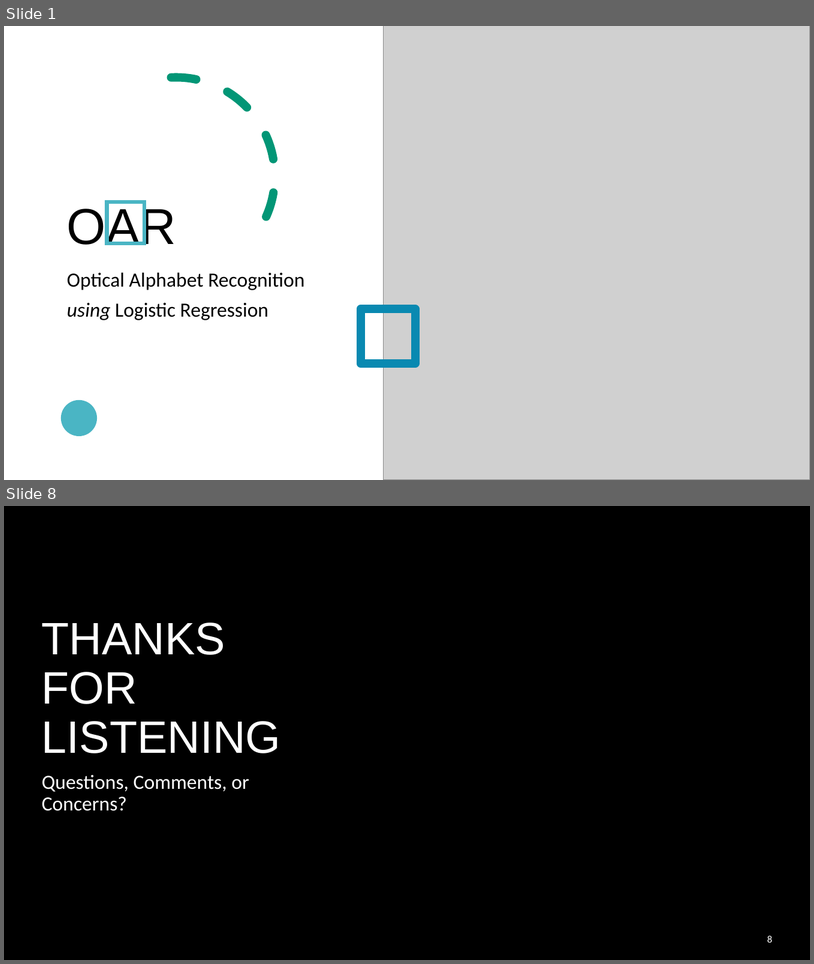
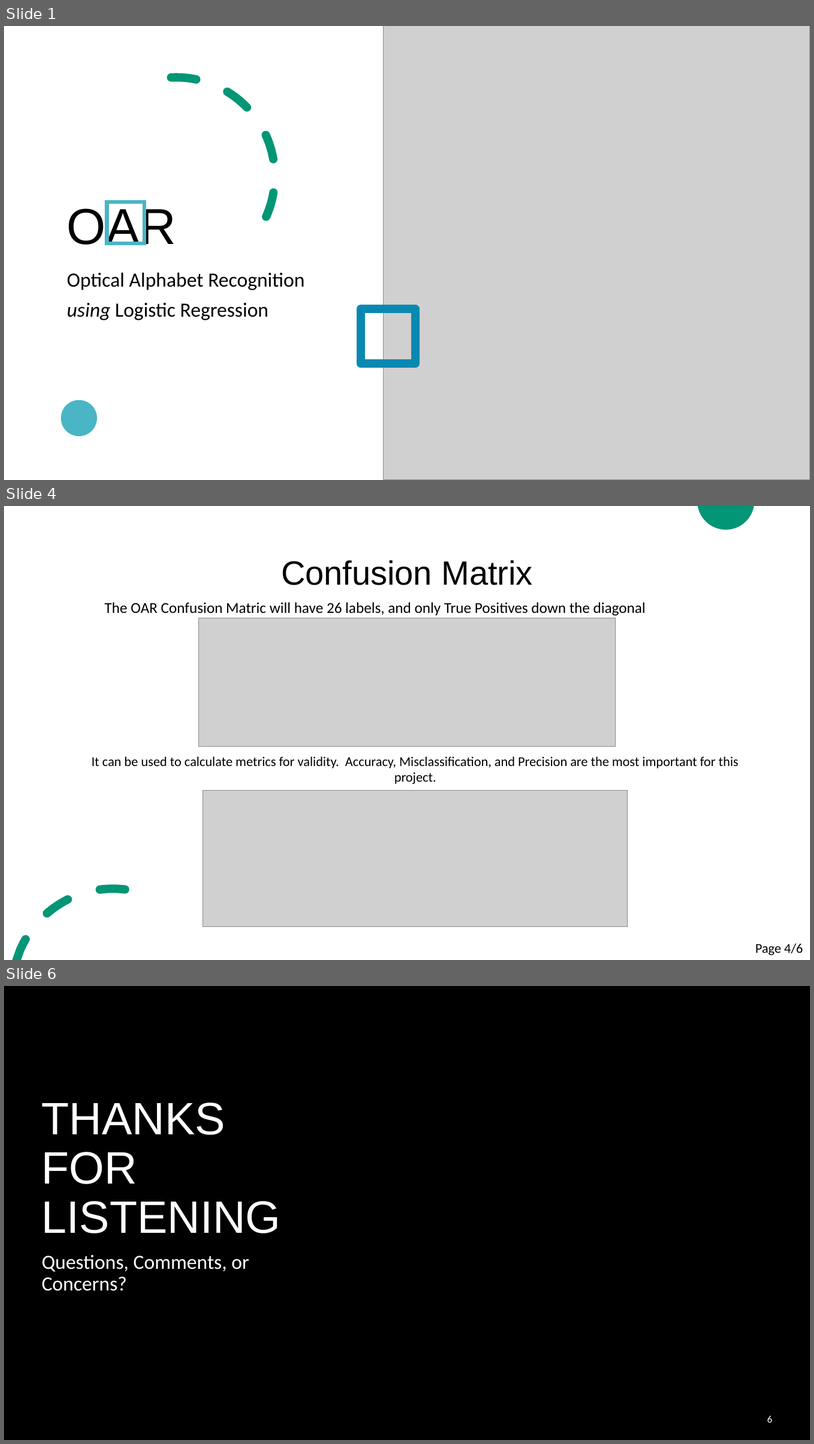
Before and after one commit to cer-hunter/OAR-CAS741, a slide deck: docs/Presentations/VNVPlanPresentation/VNVPlanPresentation.pptx. Shown one above the other, each under a label of ours: slides 1 and 8 before the commit, slides 1, 4 and 6 after it; the slides between them are not shown. The pictures are 814x964 and 814x1444 pixels, drawn with LibreOffice and Linux fonts; fonts in the diff are those of the drawing; grey boxes stand for pictures; background and template pictures are left out. Boxes give left, top, right and bottom in pixels: in the first picture for what was removed or moved away, otherwise in the second. Text is boxed around its words. In the diff, an @@ line names an element or a change of style, - is before the commit and + after.

```diff
--- a/docs/Presentations/VNVPlanPresentation/VNVPlanPresentation.pptx
+++ b/docs/Presentations/VNVPlanPresentation/VNVPlanPresentation.pptx
@@ slide 4 added at (x1=4, y1=506, x2=810, y2=960), background #FFFFFF @@
@@ freeform shape added at (x1=698, y1=506, x2=755, y2=529), fill #029676 @@
@@ title added at (x1=281, y1=560, x2=533, y2=585), 40 pt, text #000000 @@
+Confusion Matrix
@@ text added at (x1=105, y1=602, x2=646, y2=616), 18 pt, text #000000 @@
+The OAR Confusion Matric will have 26 labels, and only True Positives down the diagonal
@@ picture added at (x1=199, y1=618, x2=615, y2=747) @@
@@ text added at (x1=92, y1=756, x2=739, y2=784), 16 pt, text #000000 @@
+It can be used to calculate metrics for validity. Accuracy, Misclassification, and Precision are the most important for this project.
@@ picture added at (x1=203, y1=790, x2=629, y2=927) @@
@@ freeform shape added at (x1=12, y1=884, x2=130, y2=960), fill #029676 @@
@@ page number added at (x1=756, y1=943, x2=803, y2=955), 16 pt, text #000000 @@
+Page 4/6
@@ what was slide 8 is now slide 6 @@
@@ page number at (x1=768, y1=1415, x2=773, y2=1422): text changed @@
-8
+6
```
Also in this commit, not shown: 1 slide changed, 2 other slides added, 5 slides removed, 1 other file.
